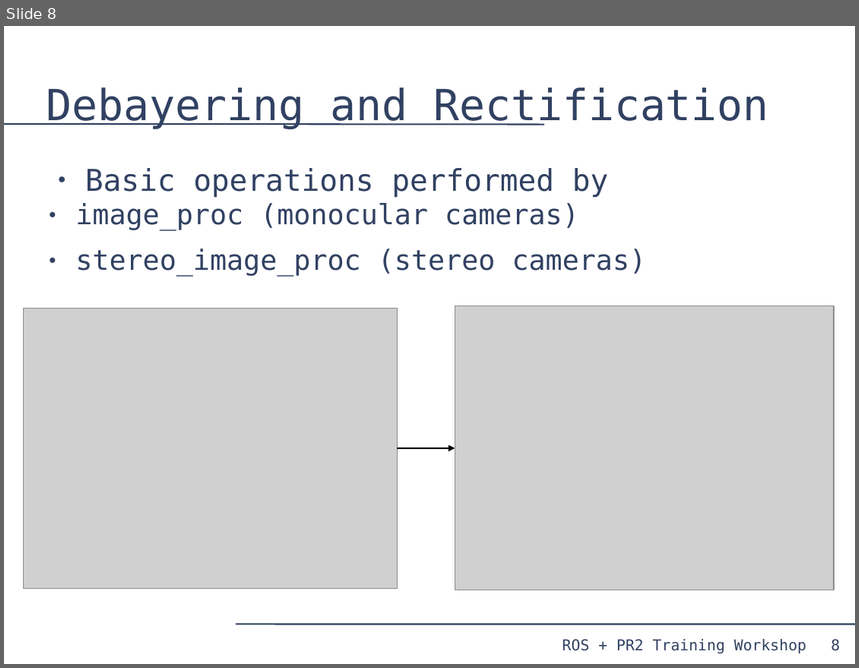
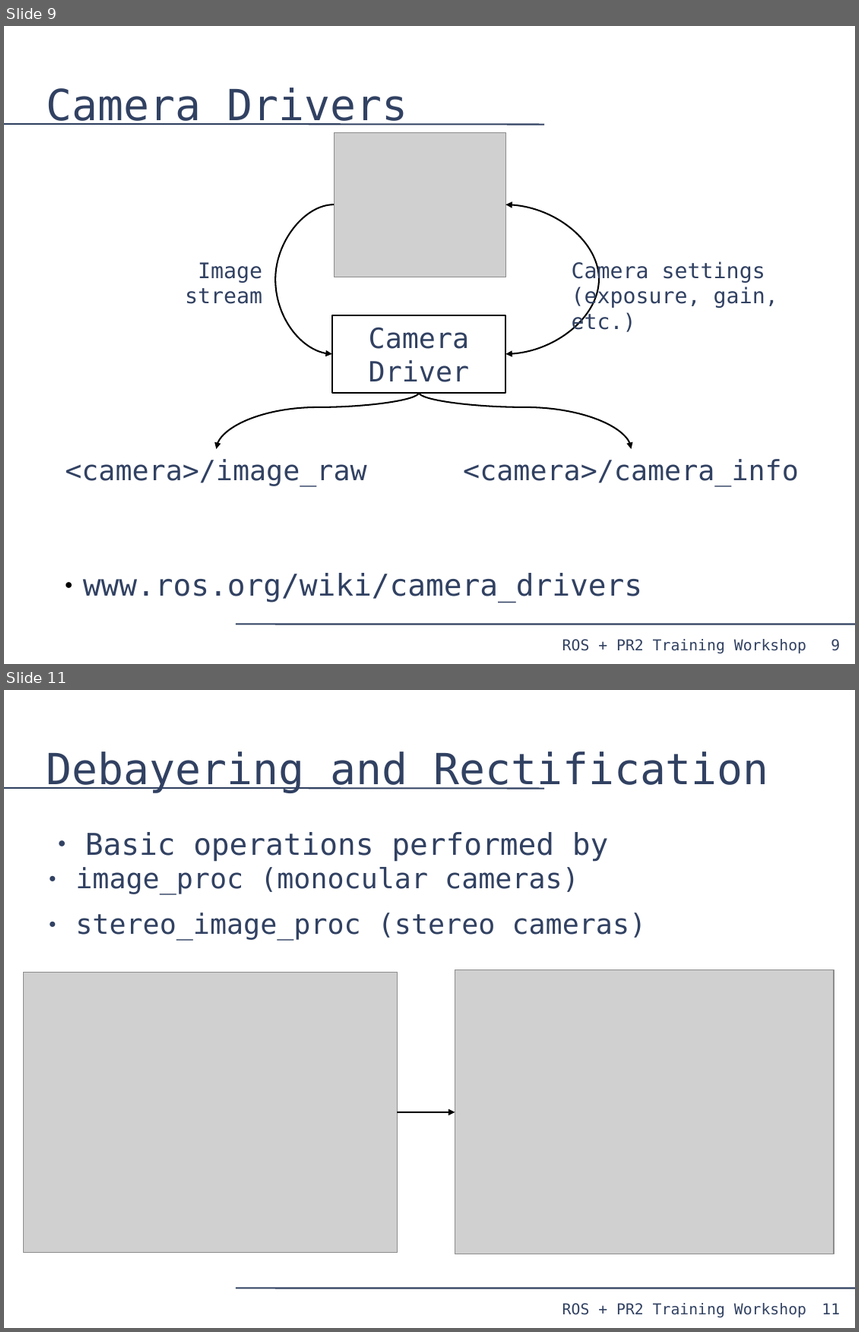
Before and after one commit to PR2/pr2_docs, a slide deck: pr2_training_workshop/processing_camera_data/slides.odp. Shown one above the other, each under a label of ours: slide 8 before the commit, slides 9 and 11 after it; the slides between them are not shown. The pictures are 859x668 and 859x1332 pixels, drawn with LibreOffice and Linux fonts; fonts in the diff are those of the drawing; grey boxes stand for pictures. Boxes give left, top, right and bottom in pixels: in the first picture for what was removed or moved away, otherwise in the second. Text is boxed around its words. In the diff, an @@ line names an element or a change of style, - is before the commit and + after.

```diff
--- a/pr2_training_workshop/processing_camera_data/slides.odp
+++ b/pr2_training_workshop/processing_camera_data/slides.odp
@@ slide 9 added at box(4, 26, 855, 664), background #FFFFFF; not listed: 4 template elements that a slide beside it also shows @@
@@ title added at box(47, 88, 408, 126), 40 pt, text #314162 @@
+Camera Drivers
@@ picture added at box(334, 132, 506, 277) @@
@@ curved arrow added from (334, 205) to (332, 354), #000000 1.45 pt @@
@@ curved double arrow added from (506, 205) to (506, 354), #000000 1.45 pt @@
@@ text added at box(185, 262, 262, 304), 20 pt, text #314162 @@
+Image stream
@@ text added at box(572, 261, 778, 332), 20 pt, text #314162 @@
+Camera settings (exposure, gain, etc.)
@@ rectangle added at box(332, 316, 506, 393), outline #000000 1.45 pt, 26 pt, text #314162 @@
+Camera
+Driver
@@ curved arrow added from (419, 393) to (216, 449), #000000 1.45 pt @@
@@ curved arrow added from (419, 393) to (632, 449), #000000 1.45 pt @@
@@ text added at box(65, 459, 367, 487), 26 pt, text #314162 @@
+<camera>/image_raw
@@ text added at box(463, 459, 799, 487), 26 pt, text #314162 @@
+<camera>/camera_info
@@ text added at box(83, 573, 642, 603), 28 pt, text #314162 @@
+● www.ros.org/wiki/camera_drivers
@@ what was slide 8 is now slide 11 @@
@@ page number at box(822, 1303, 840, 1315): text changed @@
-8
+11
```
Also in this commit, not shown: 3 slides changed, 1 other slide added.
